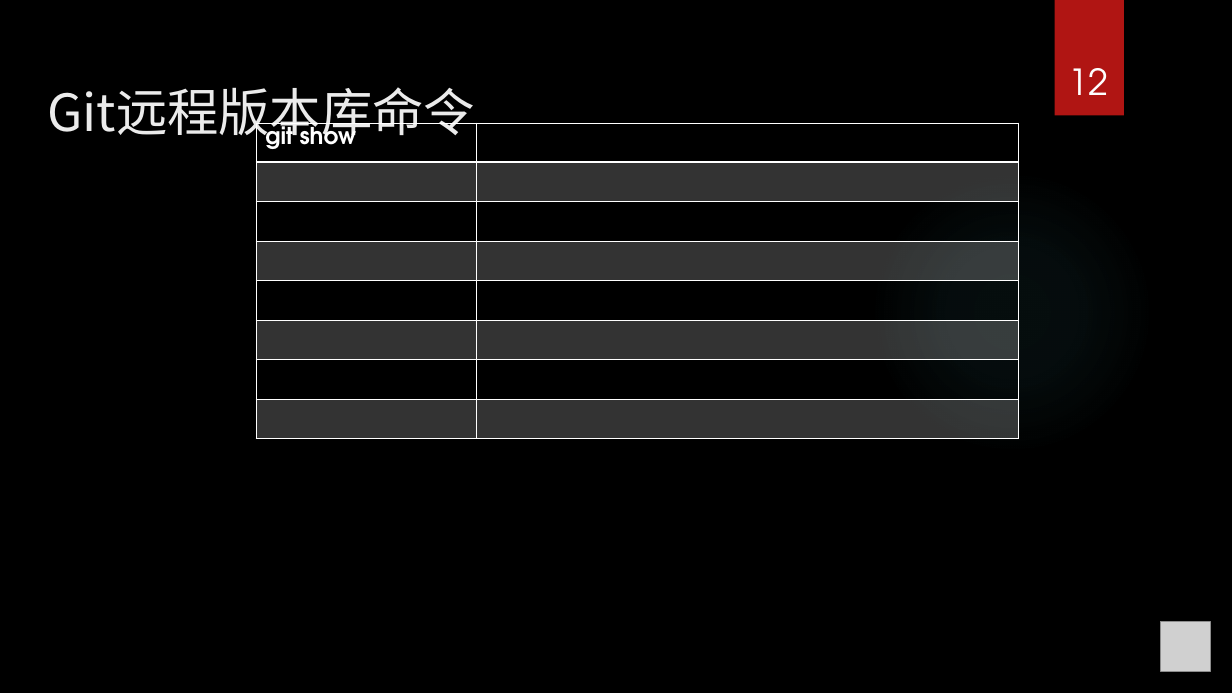
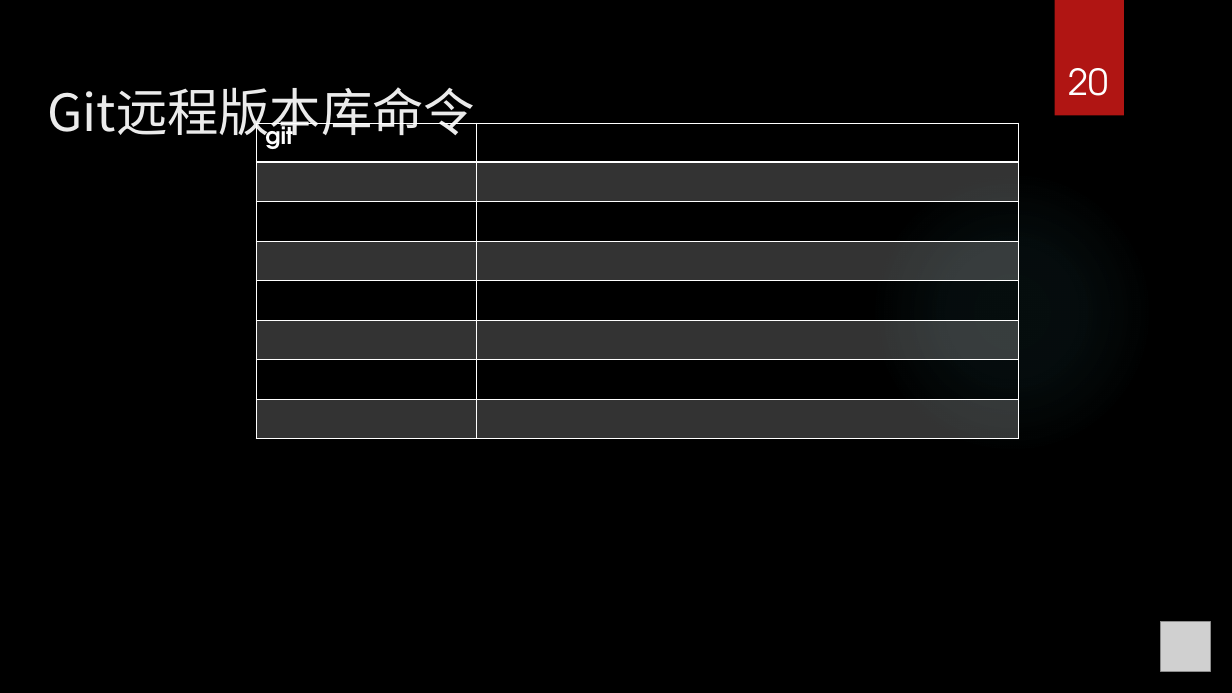
Before and after one commit to seafitliu/about, a slide deck: slide 20 of git那些事.pptx (slide 12 before the commit). Drawn at 1232x693 pixels with LibreOffice and Linux fonts; fonts in the diff are those of the drawing; grey boxes stand for pictures; background and template pictures are left out. Boxes give left, top, right and bottom in pixels: in the first picture for what was removed or moved away, otherwise in the second. Text is boxed around its words. In the diff, an @@ line names an element or a change of style, - is before the commit and + after.

```diff
--- a/git那些事.pptx
+++ b/git那些事.pptx
@@ page number at <box>1069,68,1109,96</box>: text changed @@
-12
+20
@@ table at <box>256,123,1019,439</box> @@
-row 1, column 1: git show
+row 1, column 1: git
```
Also in this commit, not shown: 5 other slides changed, 8 slides added.
